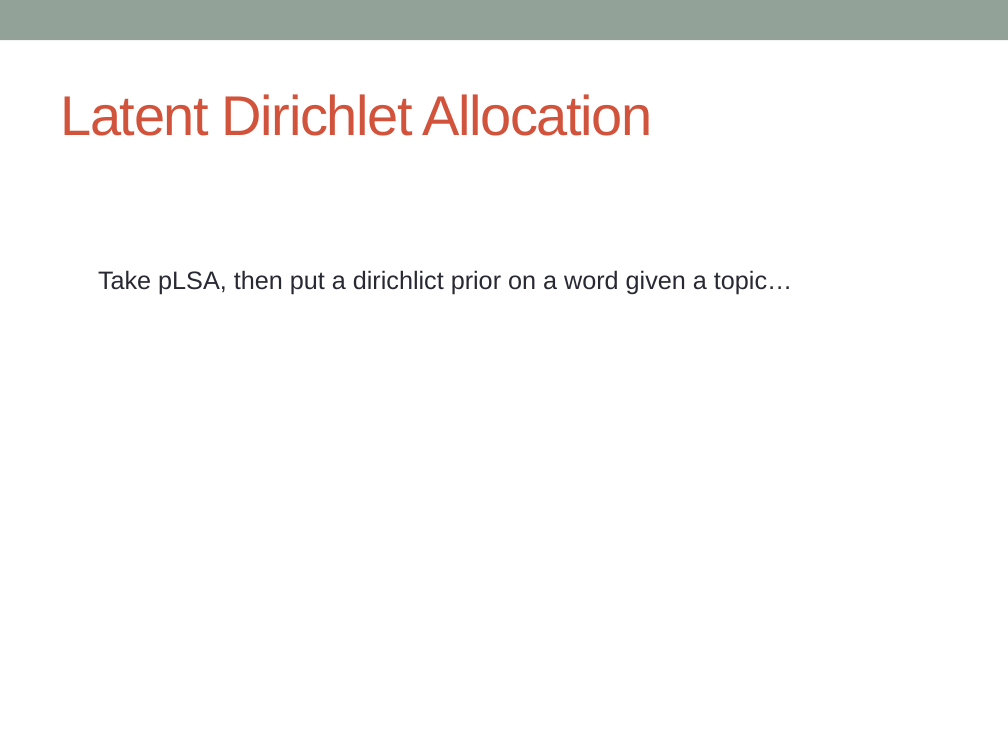
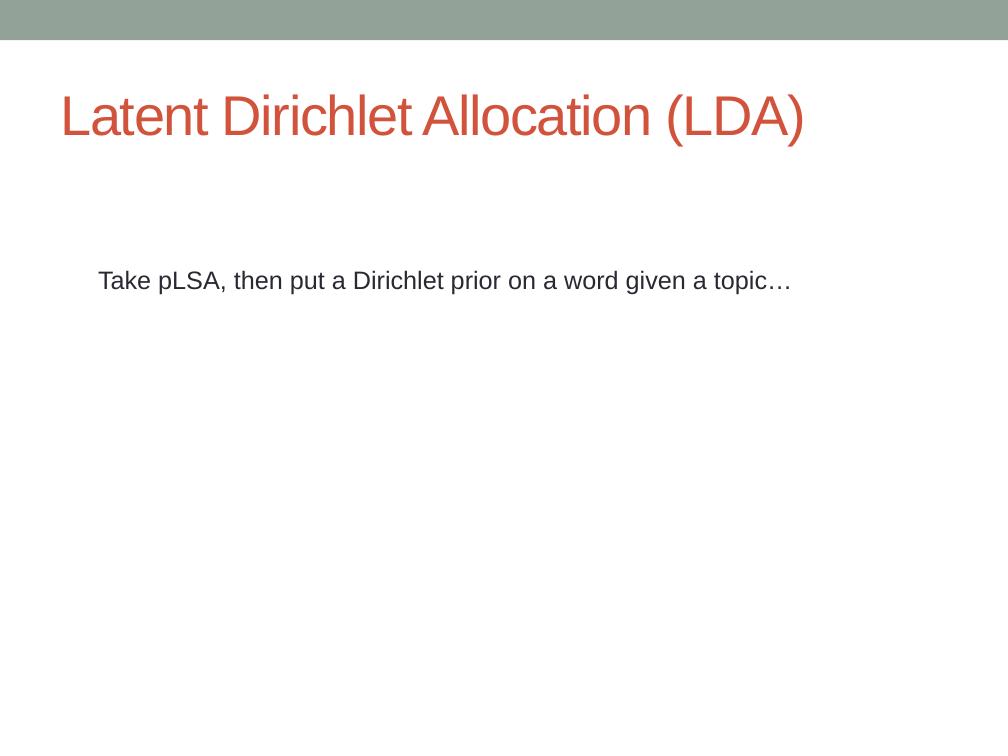
Before and after one commit to markheimann/Bayesian-ML, a slide deck: slide 7 of BMML_Presentation.pptx. Drawn at 1008x756 pixels with LibreOffice and Linux fonts; fonts in the diff are those of the drawing. Boxes give left, top, right and bottom in pixels: in the first picture for what was removed or moved away, otherwise in the second. Text is boxed around its words. In the diff, an @@ line names an element or a change of style, - is before the commit and + after.

Commit message:
slides

```diff
--- a/BMML_Presentation.pptx
+++ b/BMML_Presentation.pptx
@@ title at <box>60,94,806,145</box>: text changed @@
-Latent Dirichlet Allocation
+Latent Dirichlet Allocation (LDA)
@@ text at <box>98,270,792,295</box>: text changed @@
-Take pLSA, then put a dirichlict prior on a word given a topic…
+Take pLSA, then put a Dirichlet prior on a word given a topic…
```
Also in this commit, not shown: 6 other slides changed, 4 slides added.
